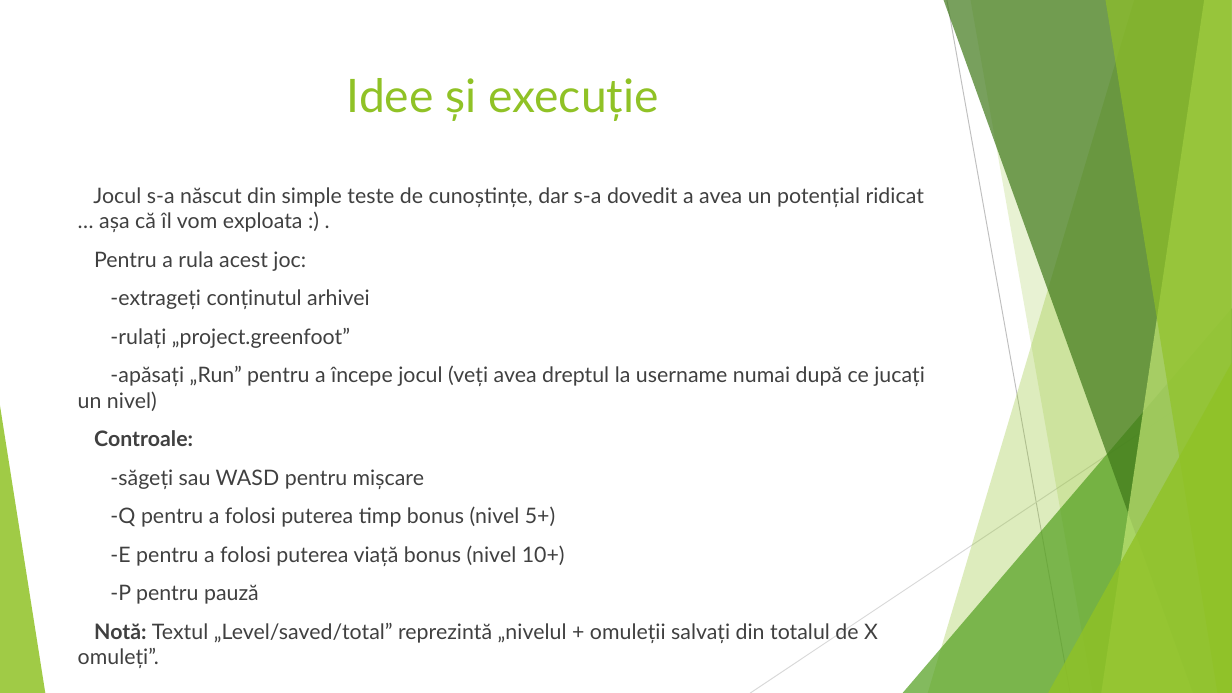
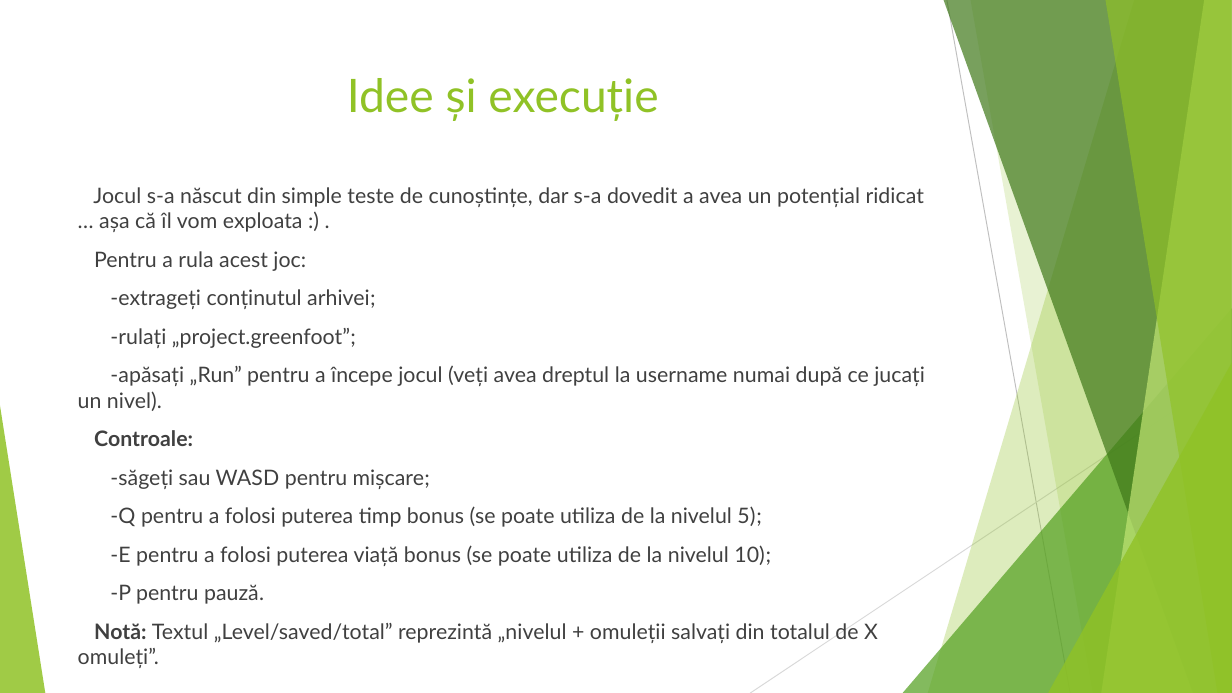
Before and after one commit to minealex2244/Fasty, a slide deck: slide 5 of Fasty.pptx (slide 4 before the commit). Drawn at 1232x693 pixels with LibreOffice and Linux fonts; fonts in the diff are those of the drawing. Boxes give left, top, right and bottom in pixels: in the first picture for what was removed or moved away, otherwise in the second. Text is boxed around its words. In the diff, an @@ line names an element or a change of style, - is before the commit and + after.

```diff
--- a/Fasty.pptx
+++ b/Fasty.pptx
@@ text at (x1=78, y1=289, x2=925, y2=411): text changed @@
--extrageți conținutul arhivei
--rulați „project.greenfoot”
--apăsați „Run” pentru a începe jocul (veți avea dreptul la username numai după ce jucați un nivel)
+-extrageți conținutul arhivei;
+-rulați „project.greenfoot”;
+-apăsați „Run” pentru a începe jocul (veți avea dreptul la username numai după ce jucați un nivel).
@@ text at (x1=110, y1=469, x2=771, y2=604): text changed @@
--săgeți sau WASD pentru mișcare
--Q pentru a folosi puterea timp bonus (nivel 5+)
--E pentru a folosi puterea viață bonus (nivel 10+)
--P pentru pauză
+-săgeți sau WASD pentru mișcare;
+-Q pentru a folosi puterea timp bonus (se poate utiliza de la nivelul 5);
+-E pentru a folosi puterea viață bonus (se poate utiliza de la nivelul 10);
+-P pentru pauză.
```
Also in this commit, not shown: 3 other slides changed.
